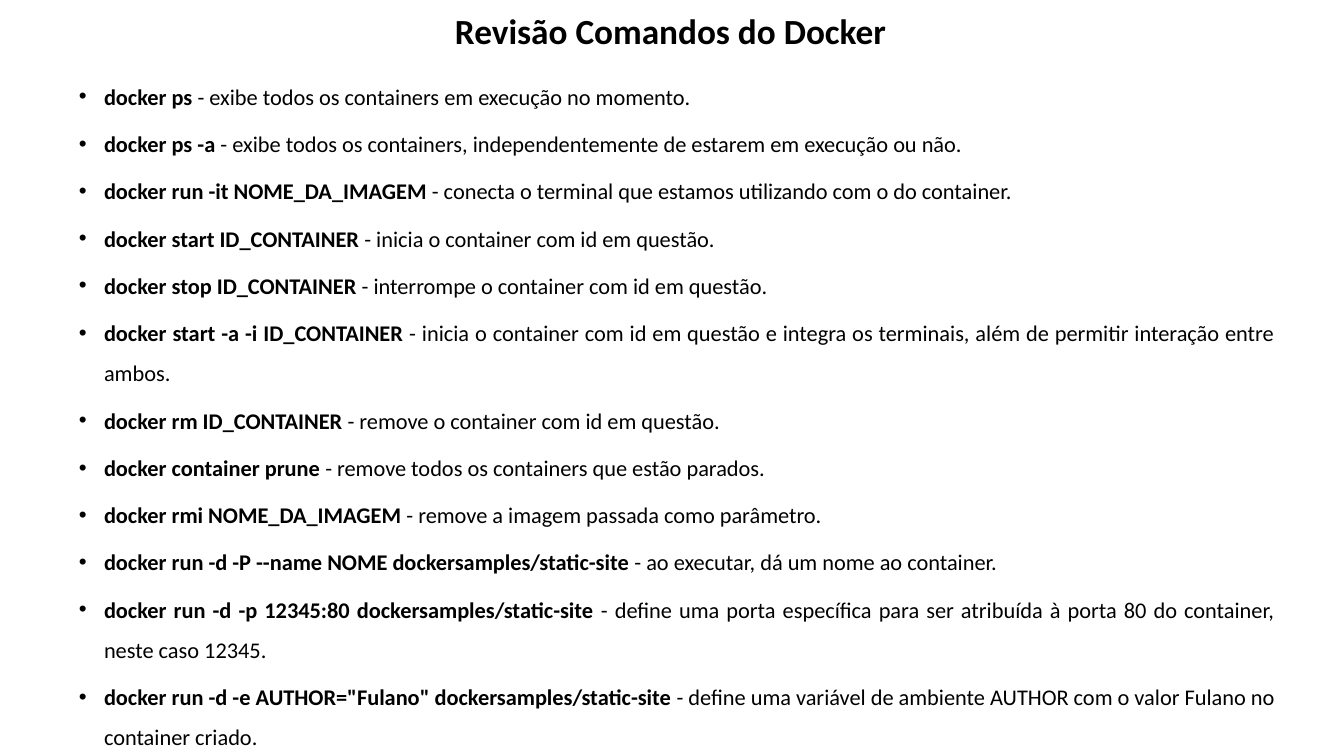
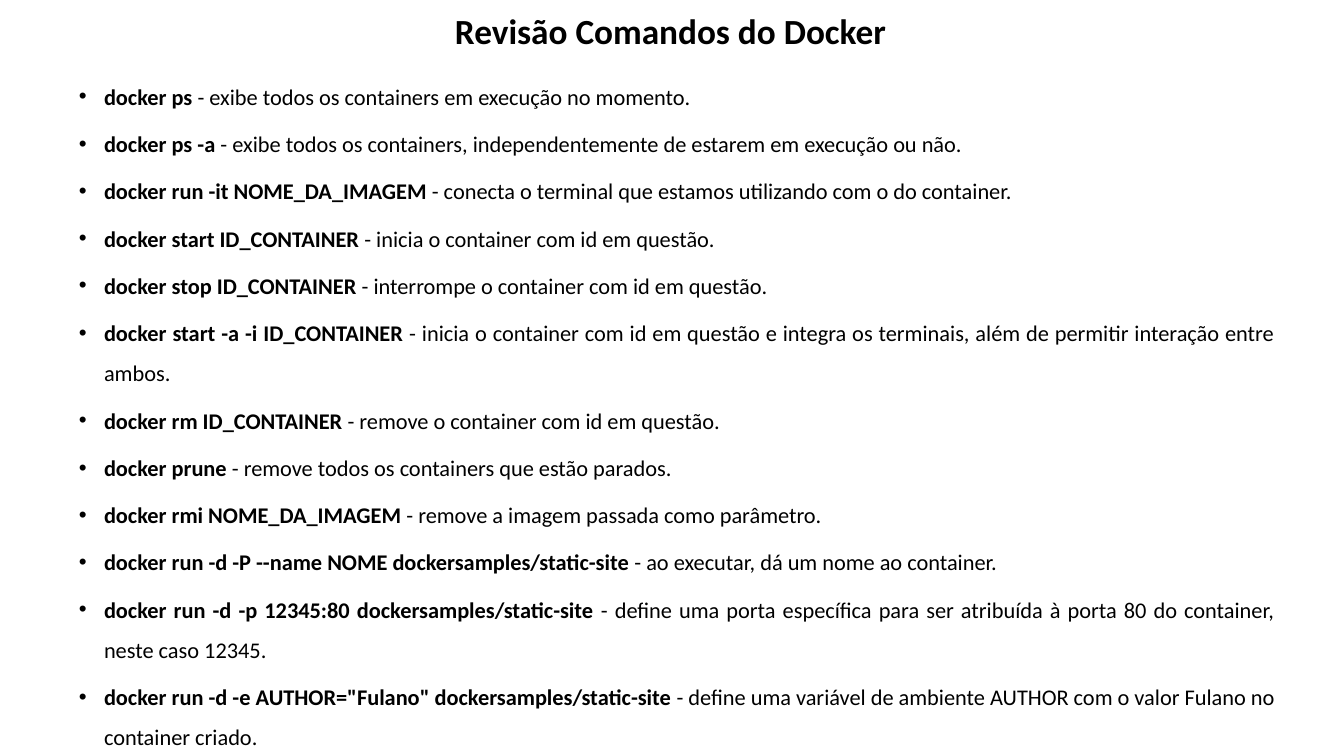
Before and after one commit to lacsousa/learning-docker, a slide deck: slide 15 of docs/docker-resumo.pptx. Drawn at 1344x756 pixels with LibreOffice and Linux fonts; fonts in the diff are those of the drawing. Boxes give left, top, right and bottom in pixels: in the first picture for what was removed or moved away, otherwise in the second. Text is boxed around its words. In the diff, an @@ line names an element or a change of style, - is before the commit and + after.

```diff
--- a/docs/docker-resumo.pptx
+++ b/docs/docker-resumo.pptx
@@ text at [104, 460, 671, 480]: text changed @@
-  • docker container prune - remove todos os containers que estão parados.
+  • docker prune - remove todos os containers que estão parados.
```
Also in this commit, not shown: 3 slides added, 1 slide removed.
